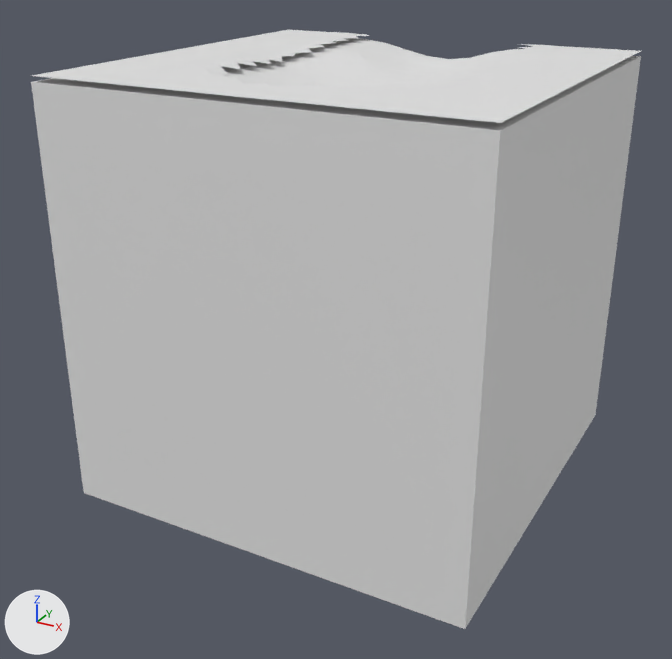
The Blender file PathEnd.blend: old version first, new version second.
Before and after are seen from a 50 mm camera at (1.96, -3.8, 1.58) aimed at (-0.05, -0.15, -0.25). Lighting does not change. The marker at lower left points along +X, +Y and +Z. The older version comes first.

Script lines for the objects in view, before the commit:
```python
me_pathend = bpy.data.meshes.new('PathEnd')
me_pathend.from_pydata(...)  # 517 vertices, 1029 faces; spans x -1.0..1.0, y -1.0..1.0, z -1.0..0.98
me_pathendgrass = bpy.data.meshes.new('PathEndGrass')
me_pathendgrass.from_pydata(...)  # 331 vertices, 560 faces; spans x -1.0..1.0, y -1.0..1.0, z 0.97..1.01
ob_pathend = bpy.data.objects.new('PathEnd', me_pathend)
ob_pathend.location = (0.0, 0.0, 0.0)
ob_pathendgrass = bpy.data.objects.new('PathEndGrass', me_pathendgrass)
ob_pathendgrass.parent = ob_pathend
ob_pathendgrass.location = (0.0, 0.0, 0.0)
```
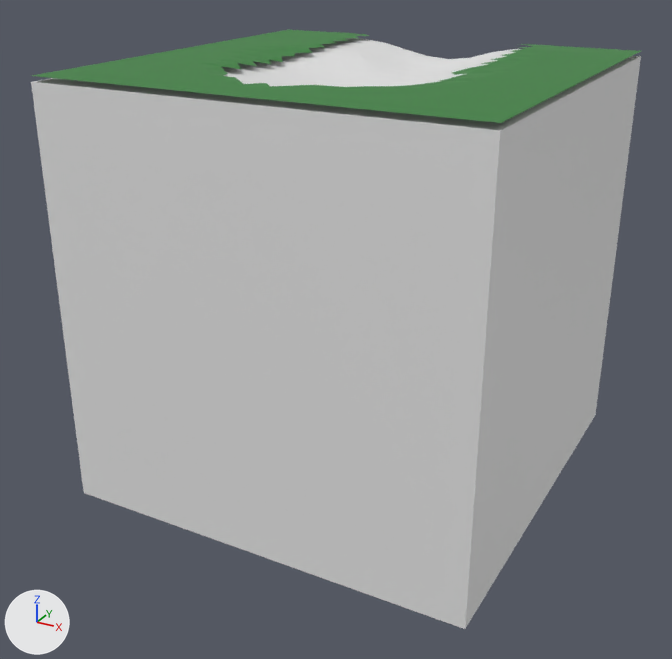
Commit message: add grass colour to path thingy

Boxes (x1, y1, x2, y2) around the edits, measured in the pictures (672 x 659 px):
'PathEndGrass', recoloured (white to green)
    both: (32, 30, 641, 123)

The change, as a diff of the scene's bpy script:
```diff
--- a/PathEnd.blend.py
+++ b/PathEnd.blend.py
@@ mat_grass @@
+mat_grass = principled_material('Grass')
+mat_grass.base_color = (0.0273, 0.22, 0.0331)  # green #2e8133
@@ me_pathendgrass @@
 me_pathendgrass.from_pydata(...)  # 331 vertices, 560 faces; spans x -1.0..1.0, y -1.0..1.0, z 0.97..1.01
+me_pathendgrass.materials.append(mat_grass)  # green #2e8133
```
